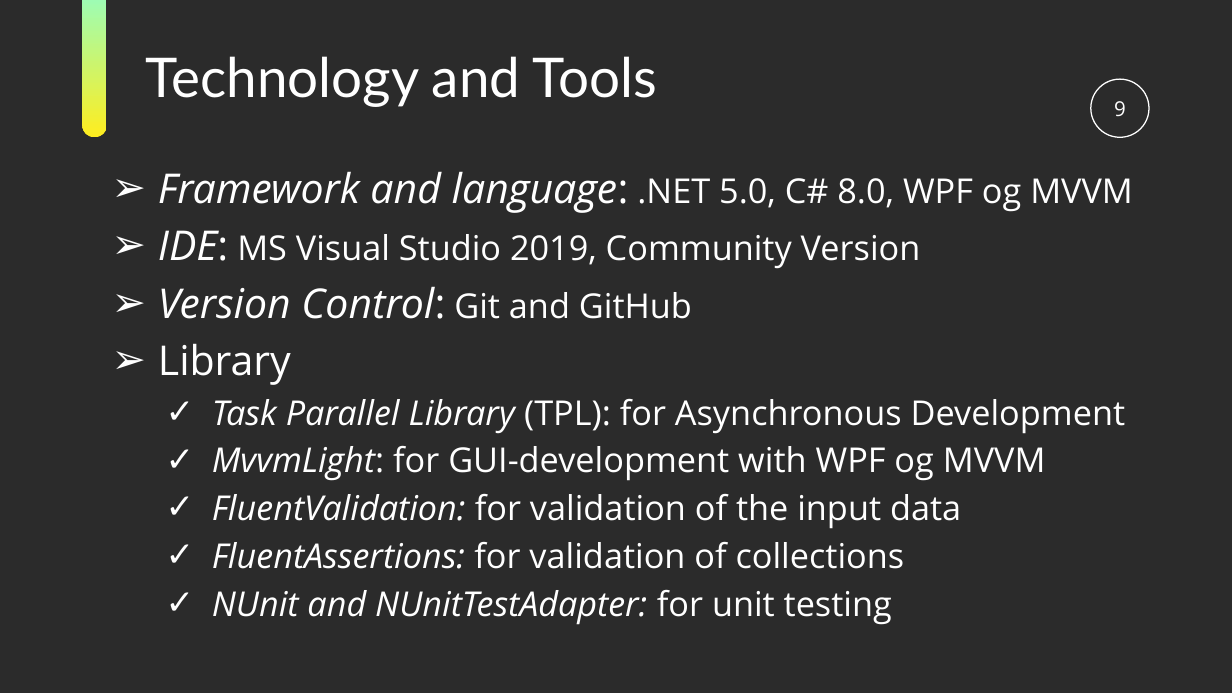
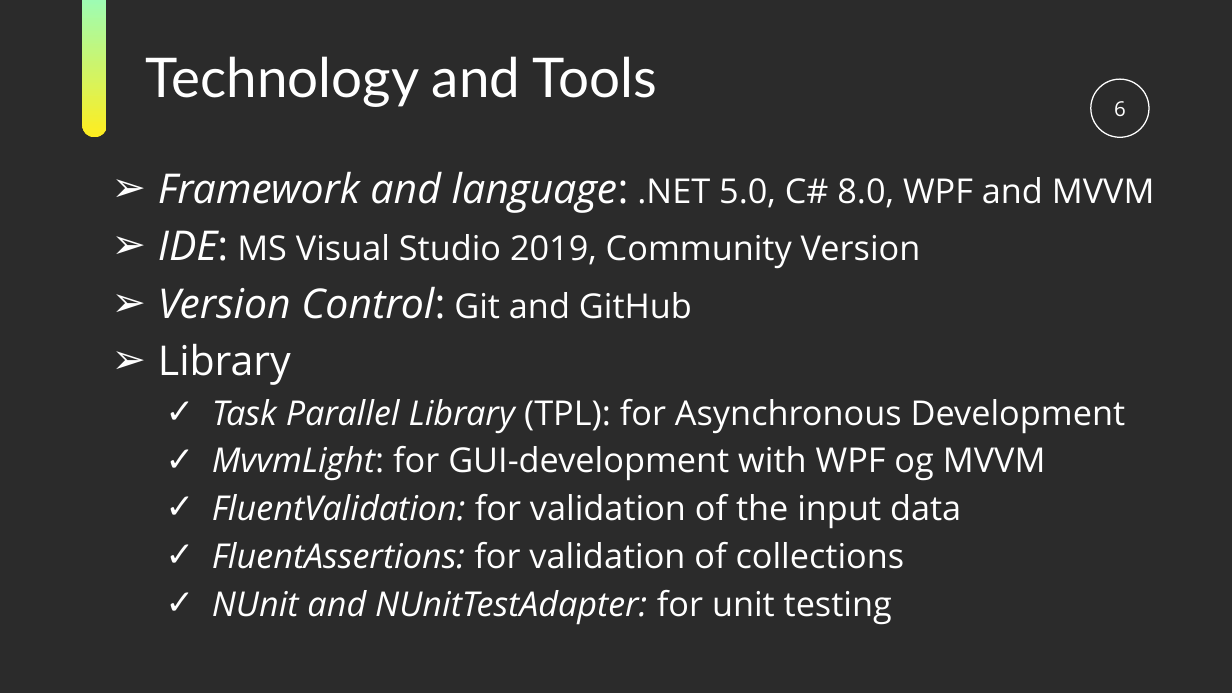
Before and after one commit to ramina1964/NQueenCore, a slide deck: slide 6 of Documentation/NQueen Presentation.pptx (slide 9 before the commit). Drawn at 1232x693 pixels with LibreOffice and Linux fonts; fonts in the diff are those of the drawing; background and template pictures are left out; a plain dark background stands for a picture behind light text. Boxes give left, top, right and bottom in pixels: in the first picture for what was removed or moved away, otherwise in the second. Text is boxed around its words. In the diff, an @@ line names an element or a change of style, - is before the commit and + after.

```diff
--- a/Documentation/NQueen Presentation.pptx
+++ b/Documentation/NQueen Presentation.pptx
@@ page number at (1114, 101, 1126, 116): text changed @@
-9
+6
@@ text at (158, 171, 1155, 213): text changed @@
-➢ Framework and language: .NET 5.0, C# 8.0, WPF og MVVM
+➢ Framework and language: .NET 5.0, C# 8.0, WPF and MVVM
```
Also in this commit, not shown: 3 other slides changed, 9 slides removed, 2 other files.
